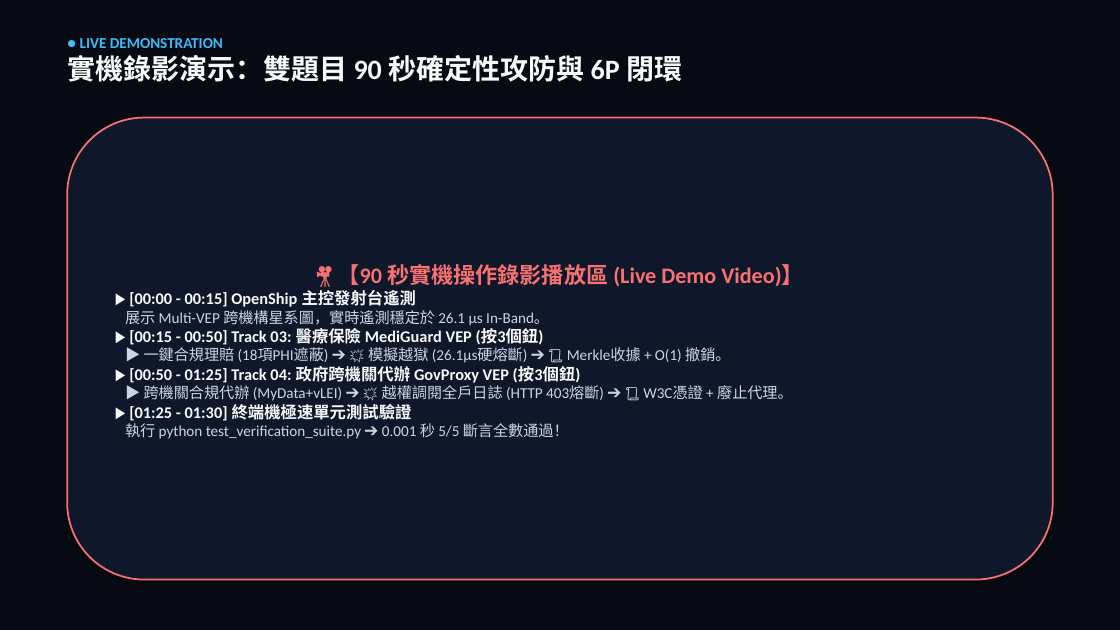
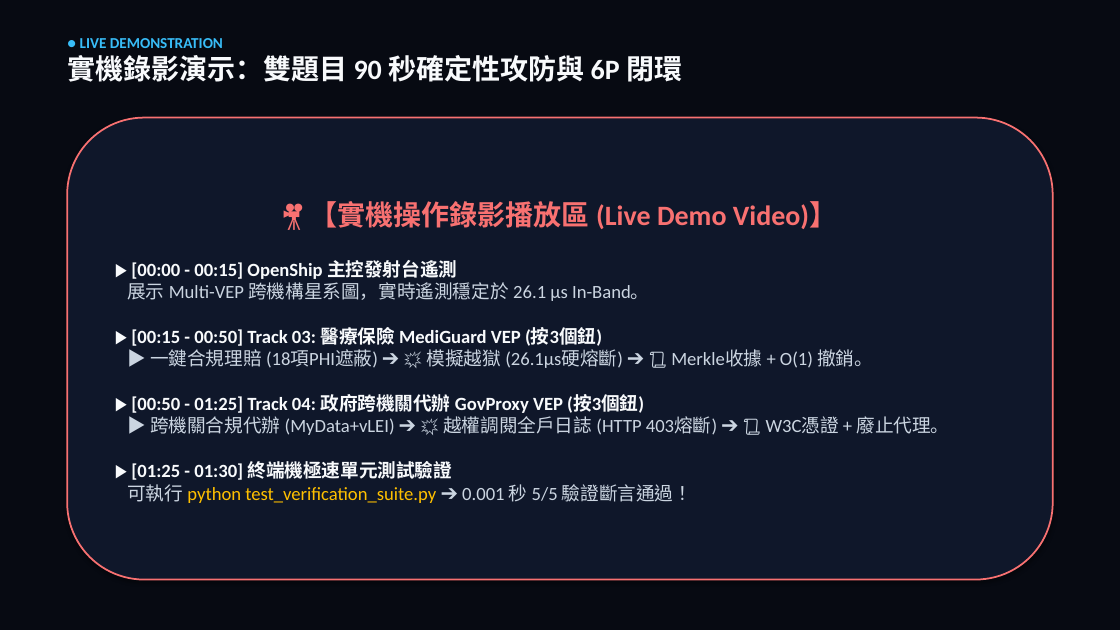
Before and after one commit to Top-Celestial-Company-Ltd/DROS-Hackathon-Showcase, a slide deck: slide 10 of B1_12_DROS(DeterministicRuntimeOS).pptx. Drawn at 1120x630 pixels with LibreOffice and Linux fonts; fonts in the diff are those of the drawing. Boxes give left, top, right and bottom in pixels: in the first picture for what was removed or moved away, otherwise in the second. Text is boxed around its words. In the diff, an @@ line names an element or a change of style, - is before the commit and + after.

```diff
--- a/B1_12_DROS(DeterministicRuntimeOS).pptx
+++ b/B1_12_DROS(DeterministicRuntimeOS).pptx
@@ text in rounded rectangle at [310, 201, 837, 229]: text changed; size 19 to 24 pt @@
-🎥 【90 秒實機操作錄影播放區 (Live Demo Video)】
+🎥 【實機操作錄影播放區 (Live Demo Video)】
@@ text in rounded rectangle at [127, 260, 949, 480]: size 14 to 16 pt in "▶ [00:00 - 00:15] OpenShip 主控發射台遙測", "▶ [00:15 - 00:50] Track 03: 醫療保險 ...", "▶ [00:50 - 01:25] Track 04: 政府跨機關代辦 ...", "▶ [01:25 - 01:30] 終端機極速單元測試驗證"; size 13 to 16 pt in "展示 Multi-VEP 跨機構星系圖，實時遙測穩定於 26.1 μs In-Band。", "▶ 一鍵合規理賠 (18項PHI遮蔽) ➔ 💥 模擬越獄 (26.1μs硬熔斷) ...", "▶ 跨機關合規代辦 (MyData+vLEI) ➔ 💥 越權調閱全戶日誌 (HTTP ..." @@
@@ text in rounded rectangle at [127, 484, 692, 503]: text changed; size 13 to 16 pt; text colour #CBD5E1 to #FFC000 @@
-執行 python test_verification_suite.py ➔ 0.001 秒 5/5 斷言全數通過！
+可執行 python test_verification_suite.py ➔ 0.001 秒 5/5 驗證斷言通過！
```
Also in this commit, not shown: 2 other slides changed.
